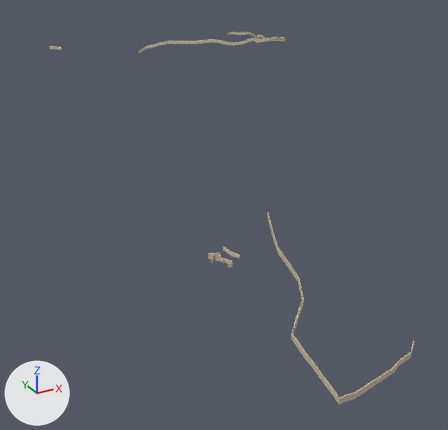
An edit to the glTF model gibraltar/data/build/tiles/T_E1_S2/walls.glb, drawn before and after from the same camera.
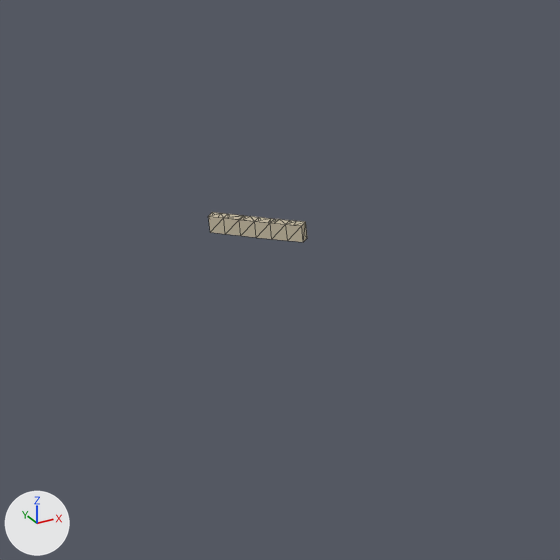
Each version is shown whole from a 50 mm lens placed at (-64.6, 7.6, 465.2), pointed at (94.3, 296.5, 320.8), then close up on the part from 5% to 21% of the width and 4% to 21% of the height. Every picture has the same lights, and +X, +Y and +Z are marked at lower left. The first two pictures are the older version. The close-ups show mesh edges as thin lines. Vertices at exactly the same position are counted once.

Names of what the first close-up shows: 'T_E1_S2_walls'.
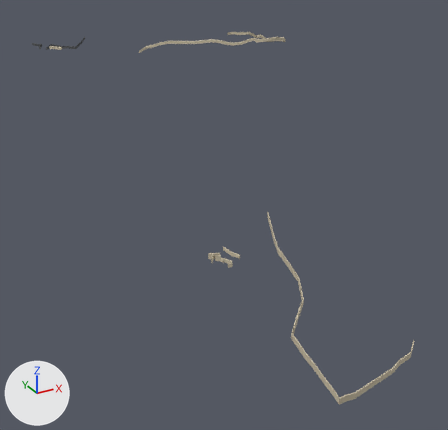
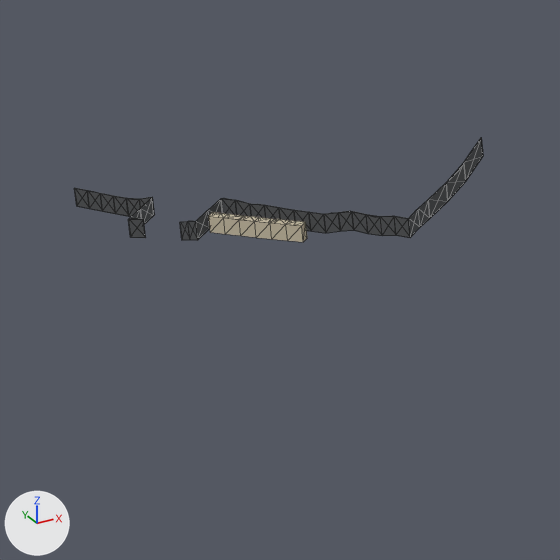
Boxes [x1, y1, x2, y2] around the edits, measured in the close-ups (560 x 560 px):
'T_E1_S2_walls', reshaped
    before: [208, 212, 307, 242]
    after: [74, 137, 483, 242]
part 1 of me_t_e1_s2_walls, added
    after: [221, 137, 483, 238]
part 2 of me_t_e1_s2_walls, added
    after: [74, 188, 155, 238]
part 3 of me_t_e1_s2_walls, added
    after: [180, 199, 222, 240]

What changed in the scene script:
```text
Change me_t_e1_s2_walls:
    used by ob_t_e1_s2_walls; location = (0.0, 0.0, 0.0)
    remove me_t_e1_s2_walls.from_pydata(...)  # 1028 vertices, 1366 faces; spans x 41.0..140.0, y 137.0..474.0, z 303.0..418.0
    add me_t_e1_s2_walls.from_pydata(...)  # 1228 vertices, 1630 faces; spans x 41.0..140.0, y 137.0..500.0, z 303.0..418.0
    me_t_e1_s2_walls part 1: a new loose piece of 118 vertices spanning x 49.0..68.0, y 448.0..475.0, z 396.0..405.0, in mat_m_wall
    me_t_e1_s2_walls part 2: a new loose piece of 56 vertices spanning x 41.0..45.0, y 483.0..500.0, z 393.0..396.0, in mat_m_wall
    me_t_e1_s2_walls part 3: a new loose piece of 26 vertices spanning x 45.0..49.0, y 475.0..477.0, z 394.0..397.0, in mat_m_wall
    other edits to the shape of me_t_e1_s2_walls do not show in these pictures
```
